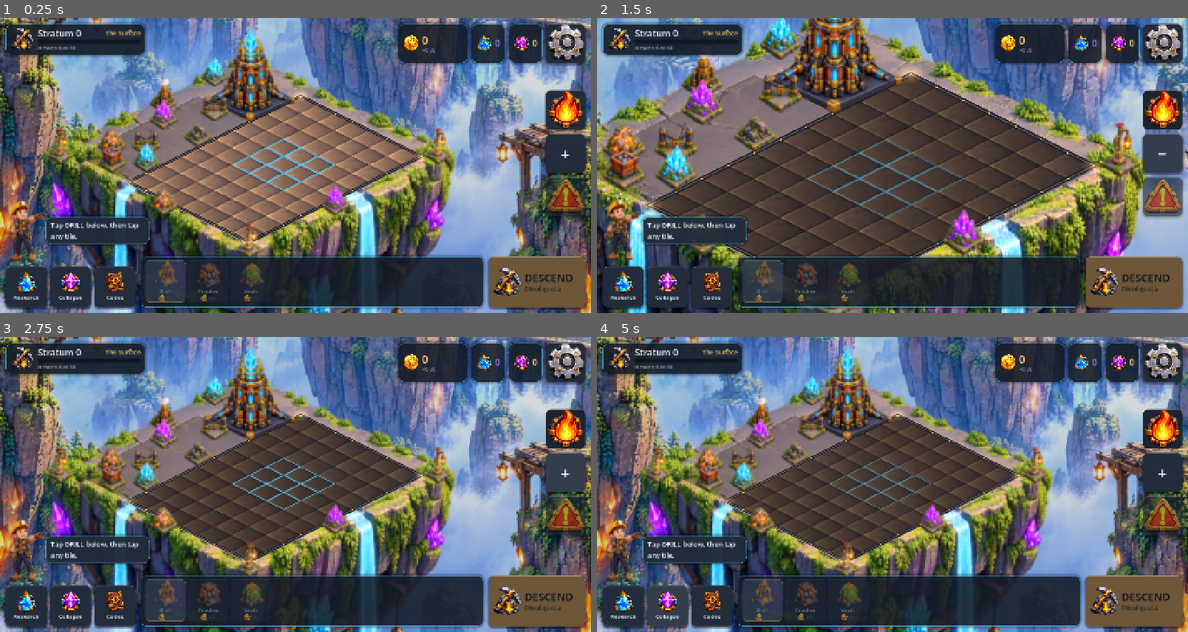
Above: before the commit, frames 1-4 (two rows, left to right).
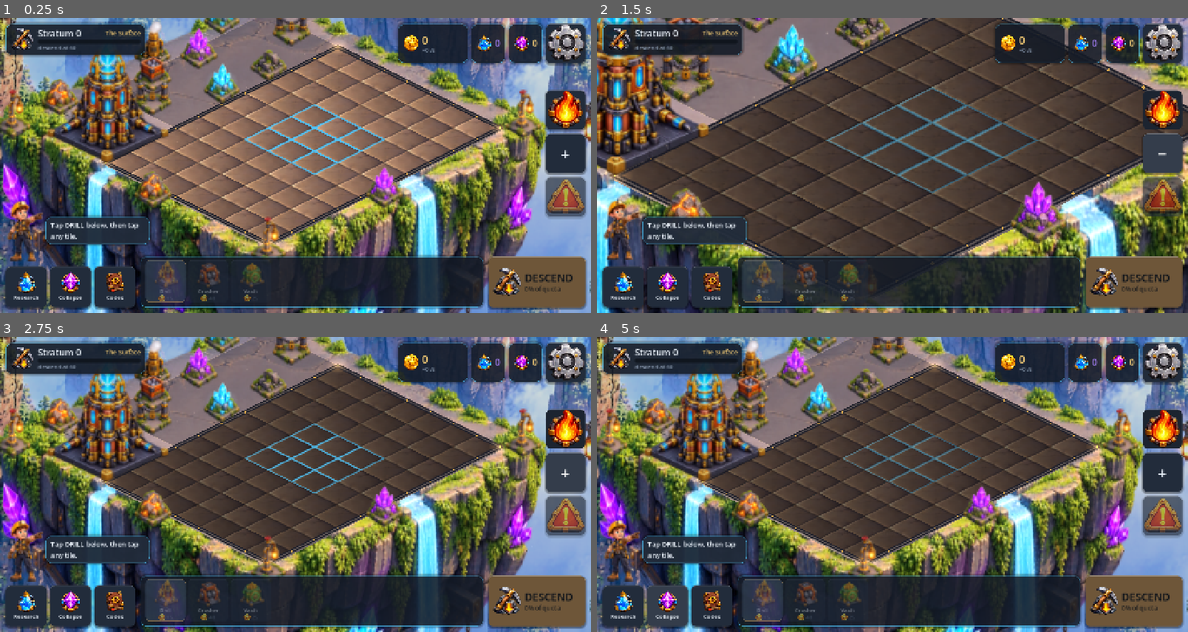
Above: after the commit, the same moments.

Repository: Furkiozknn/lodeworks
Game: Godot game, scene res://scenes/main.tscn
Two runs of this game, one before a commit and one after it. Both use one fixed random seed, a clock stepped at 60 frames per second and the inputs below.
Inputs (mouse positions are in pixels of both pictures, inside the frame that each line leads up to):
- Up to frame 1 (0.25 s): no input
- Up to frame 2 (1.5 s): click (1164, 109) at 0.52 s; click "+" at 1.25 s
- Up to frame 3 (2.75 s): click "−" at 2 s
- Up to frame 4 (5 s): click (1164, 516) at 2.75 s; click (620, 605) at 3.5 s; click (667, 605) at 4.25 s

The runs differ from the first frame. In frame 1, 65% of the frame differs, in the area x 0-100%, y 0-100%; in frame 2, 54%; in frame 3, 61%; in frame 4, 61%.

Commit message:
Frame the factory, not the world, in the default view
The default zoom showed the board at 11.8% of a 2:1 screen with 24-25 dp
cells: the framed rectangle carried two cell-heights of margin above the
board and the Factory Core's whole tower behind its back corner.

The margin above is now exactly how far the tallest machine sprite rises,
and the Core stands beside the board's left corner (slab 1..3, 8..10),
where it no longer sets the height; the expansion plot takes 1..3, 1..7.
Board share on 2:1 is 21.5% and a cell 32-34 dp on the phone shapes; the
board, cell and sprite scale are unchanged. 4:3 lost a little (21.4 to
18.5%, 55 dp) because the width binds there.

The default view also steps back while a HUD panel covers the board, which
the tighter frame exposed with a side notch. The layout check now fails if
the board drops under 18% of a landscape screen.

Co-Authored-By: Claude Opus 5.5 <noreply@anthropic.com>

Diff:
--- a/assets/art/layout.json
+++ b/assets/art/layout.json
@@ -316,7 +316,7 @@
   ],
   "core_cell": [
    1,
-   1
+   8
   ],
   "core_size": 3,
   "footprint": 0.76,
@@ -325,47 +325,42 @@
   "expansion": [
    [
     1,
-    4
+    1
    ],
    [
     3,
-    10
+    7
    ]
   ],
   "props": [
    [
     2,
+    1,
+    "lock"
+   ],
+   [
+    2,
+    7,
+    "lock"
+   ],
+   [
+    1,
     4,
-    "lock"
-   ],
-   [
-    2,
-    8,
-    "lock"
+    "crystal_purple"
+   ],
+   [
+    3,
+    5,
+    "crystal_cyan"
+   ],
+   [
+    3,
+    3,
+    "rubble"
    ],
    [
     1,
     6,
-    "crystal_purple"
-   ],
-   [
-    3,
-    9,
-    "crystal_cyan"
-   ],
-   [
-    1,
-    9,
-    "ore_vein"
-   ],
-   [
-    3,
-    6,
-    "rubble"
-   ],
-   [
-    2,
-    10,
     "crate"
    ],
    [
@@ -375,6 +370,11 @@
    ],
    [
     0,
+    9,
+    "ore_vein"
+   ],
+   [
+    0,
     11,
     "lamp"
    ],
--- a/scripts/ui/iso/iso_camera.gd
+++ b/scripts/ui/iso/iso_camera.gd
@@ -112,9 +112,9 @@
 ## Frame a world rectangle inside a screen rectangle -- the part of the
 ## screen the interface leaves free -- and snap there. Used once at start;
 ## everything after that moves.
-func fit(world_rect: Rect2, free_rect: Rect2) -> void:
+func fit(world_rect: Rect2, free_rect: Rect2, scale: float = 1.0) -> void:
 	var z: float = minf(free_rect.size.x / world_rect.size.x,
-		free_rect.size.y / world_rect.size.y)
+		free_rect.size.y / world_rect.size.y) * scale
 	zoom = clamp_zoom(z)
 	# Centre the rectangle in the free area, not in the screen: the free area
 	# is off-centre when the tray takes more room than the top bar.
--- a/scripts/ui/iso/iso_view.gd
+++ b/scripts/ui/iso/iso_view.gd
@@ -53,6 +53,11 @@
 ## The part of the screen the interface leaves clear. Set by the HUD; the
 ## camera frames the board inside it.
 var free_rect := Rect2()
+## The interface's panels, in screen space. The default view is stepped back
+## until no corner of the board sits under one of them -- the free rectangle
+## alone cannot know that the top corners of the screen are taken while the
+## top middle is not.
+var avoid_rects: Array[Rect2] = []
 
 var _floor: Node2D
 var _floor_glow: Node2D
@@ -162,8 +167,25 @@
 		return
 	cam.set_viewport(size)
 	var fr: Rect2 = free_rect if free_rect.size.x > 8.0 else Rect2(Vector2.ZERO, size)
-	cam.fit(frame_rect(), fr)
+	var scale: float = 1.0
+	cam.fit(frame_rect(), fr, scale)
+	while scale > 0.6 and board_under_panel():
+		scale *= 0.97
+		cam.fit(frame_rect(), fr, scale)
 	_framed = true
+
+
+## Does any panel cover part of the board, as the camera frames it now?
+func board_under_panel() -> bool:
+	var corners := PackedVector2Array()
+	for p in Iso.board_corners():
+		corners.append(cam.world_to_screen(p))
+	for r: Rect2 in avoid_rects:
+		var box := PackedVector2Array([r.position, Vector2(r.end.x, r.position.y), r.end,
+			Vector2(r.position.x, r.end.y)])
+		if not Geometry2D.intersect_polygons(corners, box).is_empty():
+			return true
+	return false
 
 
 ## The board and the Core together: what the first look has to contain.
@@ -171,11 +193,22 @@
 	return board_frame_rect().merge(core_rect().grow(8.0))
 
 
-## The world rectangle the default view has to show: the board, plus the
-## height of the tallest machine above its back corner.
+## The world rectangle the default view has to show: the board, plus exactly
+## as much above its back corner as the tallest machine rises (measured from
+## the sprite sheet, 58 units today) and the slab's front face below.
+##
+## It used to carry two cell-heights of margin above and the whole Factory
+## Core standing behind the board, and the board came out at 12% of a 2:1
+## screen with 25 dp cells. Framed tightly, with the Core moved beside the
+## board's left corner so it no longer sets the height, the board is 22% of
+## the screen and a cell is 34 dp (docs/AUDIT.md, "The default view").
 static func board_frame_rect() -> Rect2:
+	var sheet: Dictionary = IsoArt.sheet(Themes.DEFAULT)
+	var s: float = Iso.TW * float(IsoArt.placement().get("footprint", 0.8)) \
+		/ IsoArt.base_px(sheet)
+	var rise: float = maxf(IsoArt.anchor(sheet).y * s - Iso.TH * 0.5, 0.0)
 	var r: Rect2 = Iso.board_rect()
-	return r.grow_individual(Iso.TW * 0.35, Iso.TH * 2.2, Iso.TW * 0.35, Iso.TH * 0.6)
+	return r.grow_individual(Iso.TW * 0.2, rise + 6.0, Iso.TW * 0.2, 24.0)
 
 
 ## The zoom the default view settles on, for the touch-target report.
--- a/scripts/ui/main.gd
+++ b/scripts/ui/main.gd
@@ -661,6 +661,11 @@
 		b - BOTTOM_H - 10.0 - t))
 	var had: Rect2 = iso_view.free_rect
 	iso_view.free_rect = free
+	var avoid: Array[Rect2] = []
+	var hr: Dictionary = hud_rects()
+	for k: String in hr:
+		avoid.append(hr[k])
+	iso_view.avoid_rects = avoid
 	if had.size == Vector2.ZERO or not had.is_equal_approx(free):
 		iso_view.frame_board()
 
--- a/tools/layout_check.gd
+++ b/tools/layout_check.gd
@@ -19,6 +19,8 @@
 ##   * the board, framed by the default camera, is not fully on screen, or
 ##     disappears under the interface
 ##   * Descend is not reachable
+##   * on a landscape screen, the board takes less than MIN_BOARD_SHARE of it
+##     at the default zoom, with no inset
 ##
 ## It also prints the numbers the audit reports: the cell's size in dp at the
 ## default and the closest zoom, and how much of the screen the board takes.
@@ -43,6 +45,10 @@
 	["port. 360x720", Vector2i(360, 720), 0],
 ]
 const INSETS := [Vector4.ZERO, Vector4(96, 0, 48, 0), Vector4(0, 40, 0, 36)]
+## Percent of a landscape screen the board's diamond must take at the default
+## zoom. It was 10-14% before the default view was tightened and is 18.5-25%
+## now (docs/AUDIT.md, "The default view"); this keeps it from sliding back.
+const MIN_BOARD_SHARE := 18.0
 
 var _fail: Array[String] = []
 var _warned: Dictionary = {}
@@ -132,8 +138,12 @@
 		var scale_px: float = window.y / canvas.y if canvas.x >= canvas.y else window.x / canvas.x
 		var cell_dp: float = Iso.TH * view.cam.zoom * dp_per_unit
 		var max_dp: float = Iso.TH * view.cam.zoom_max * dp_per_unit
+		var share: float = 100.0 * area / (canvas.x * canvas.y)
+		if canvas.x > canvas.y and share < MIN_BOARD_SHARE:
+			_fail.append("%s: the board is %.1f%% of the screen, under %.0f%%" % [tag, share,
+				MIN_BOARD_SHARE])
 		print("%-18s %-12s %9.1f %9.1f %7.1f%% %s" % [name, "%dx%d" % [int(canvas.x), int(canvas.y)],
-			cell_dp, max_dp, 100.0 * area / (canvas.x * canvas.y),
+			cell_dp, max_dp, share,
 			"zoom %.2f, %.2f px/unit" % [view.cam.zoom, scale_px]])
 
 
Binary file changed: docs/media/before-after.jpg
Binary file changed: docs/media/machine-closeup.jpg
Binary file changed: docs/media/main-landscape.jpg
Not shown, changed: docs/ART.md
Not shown, changed: docs/AUDIT.md
